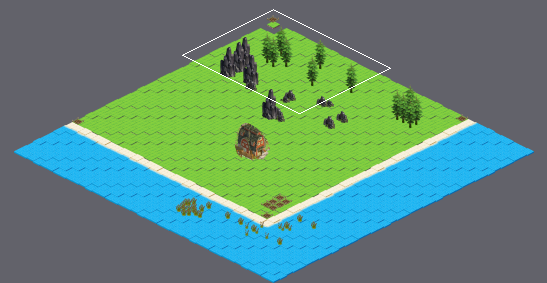
Tiled map: klondiklon-core/src/main/resources/home.tmx. Above, an overview of the earlier version with the close-up marked.
Close-up. Earlier state:
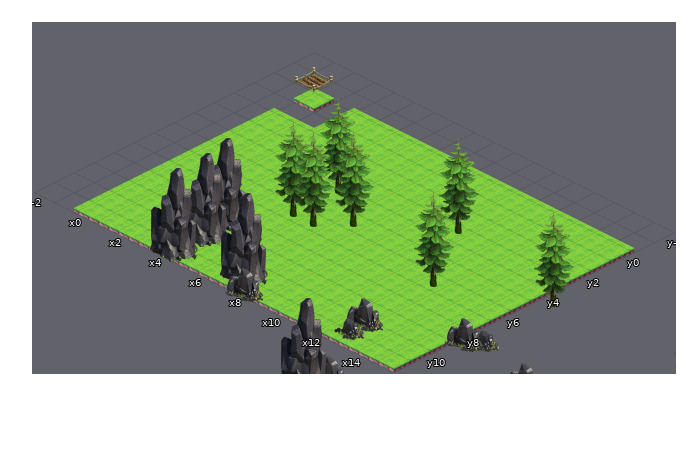
Cells are 160x80 px. Isometric: x runs down to the right, y down to the left. Shown: x -2..15, y -2..11. The commit also changed other parts of the map, which this record leaves out.
The result:
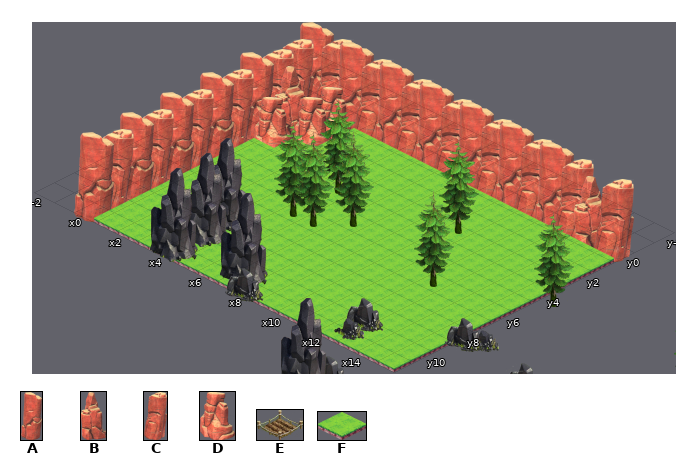
Key: from "border_rock2_large": A 0; from "border_rock3_large": B 0; from "border_rock_large": C 0; from "border_rock_medium": D 0; from "garden_cell": E 0; from "home": F 0.
_ is an empty cell.
Objects are placed by the point they stand on, in cells (3,4 is the top-left corner of cell 3,4); size is 1x1 cell unless given.
What changed:
Layer "terrain":
y 0: x 0..15 F_FFFFFFFFFFFFFF -> ACACACACACACACBC
y 1: x 0 _ -> C; x 2 F -> D
y 2: x 0..2 FFF -> CBD
y 3: x 0..1 FF -> AD
y 4: x 0 F -> C
y 5: x 0 F -> A
y 6: x 0 F -> C
y 7: x 0 F -> A
y 8: x 0 F -> C
y 9: x 0 F -> A
y 10: x 0 F -> C
y 11: x 0 F -> A
Layer "objects":
removed: E at 0,0 size 0.9x1.2
